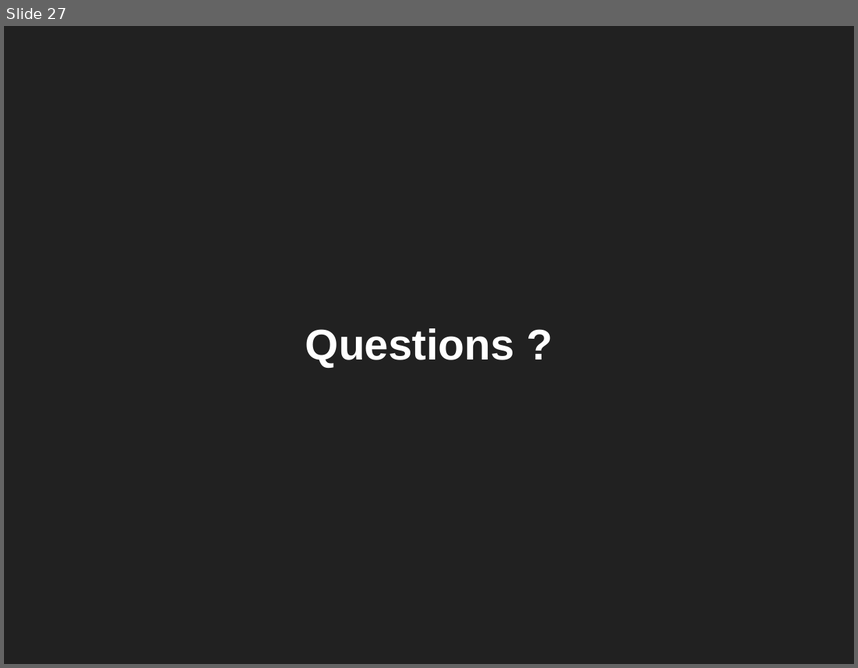
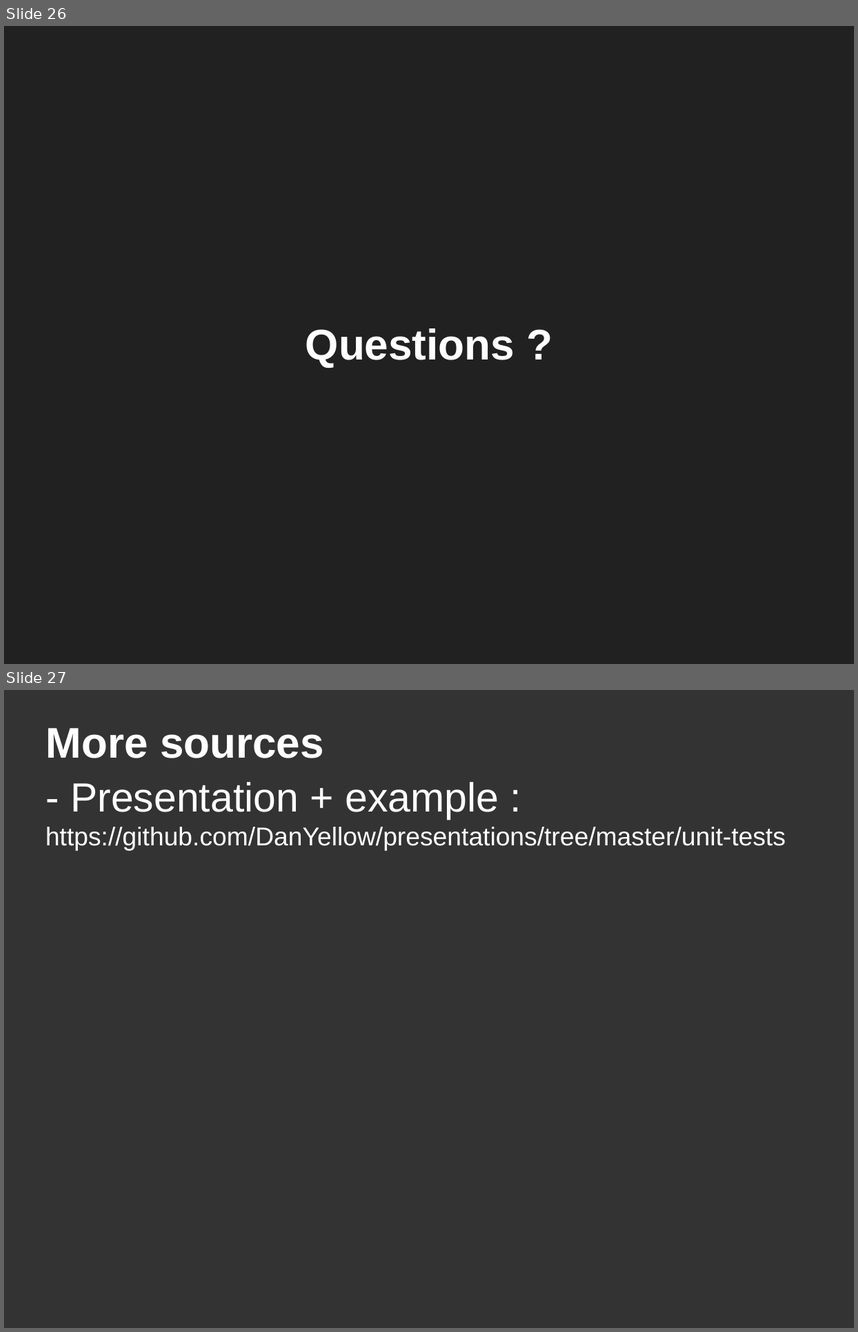
Before and after one commit to DanYellow/presentations, a slide deck: unit-tests/presentation.odp. Shown one above the other, each under a label of ours: slide 27 before the commit, slides 26 and 27 after it. The pictures are 858x668 and 858x1332 pixels, drawn with LibreOffice and Linux fonts; fonts in the diff are those of the drawing. Boxes give left, top, right and bottom in pixels: in the first picture for what was removed or moved away, otherwise in the second. Text is boxed around its words. In the diff, an @@ line names an element or a change of style, - is before the commit and + after.

```diff
--- a/unit-tests/presentation.odp
+++ b/unit-tests/presentation.odp
@@ slide 27 added at <box>4,690,854,1328</box>, background #333333 @@
@@ title added at <box>46,728,324,758</box>, 40 pt, text #FFFFFF, bold @@
+More sources
@@ title added at <box>45,782,786,851</box>, 24 pt, text #FFFFFF @@
+- Presentation + example : https://github.com/DanYellow/presentations/tree/master/unit-tests
@@ what was slide 27 is now slide 26 @@
```
Also in this commit, not shown: 4 slides changed, 1 other slide added, 1 slide removed, 3 other files.
